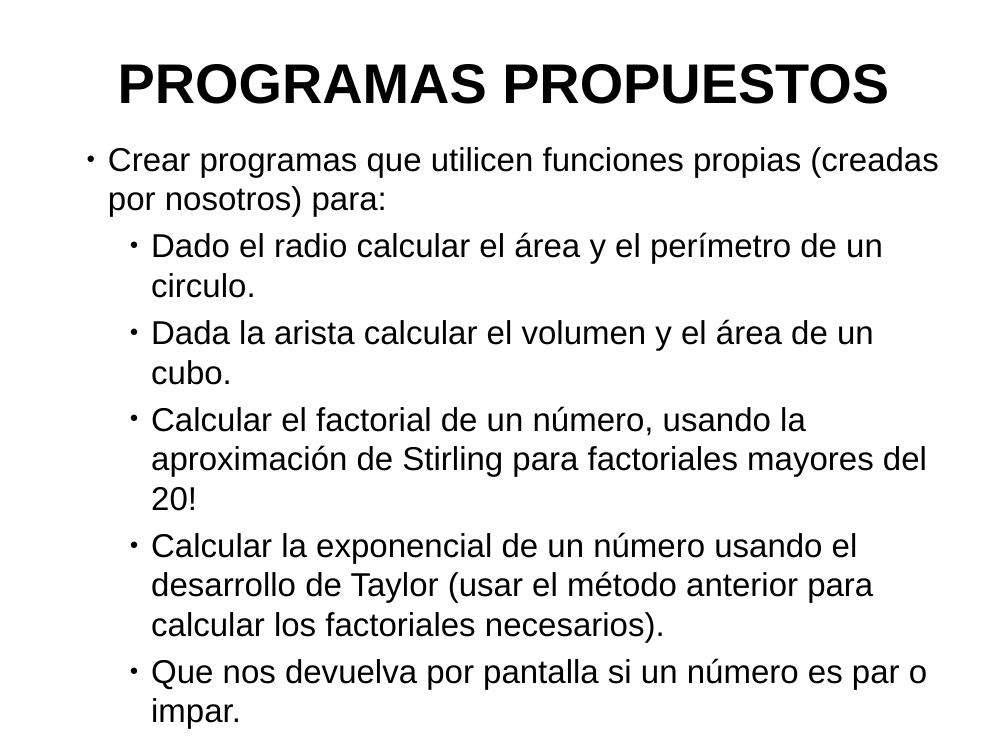
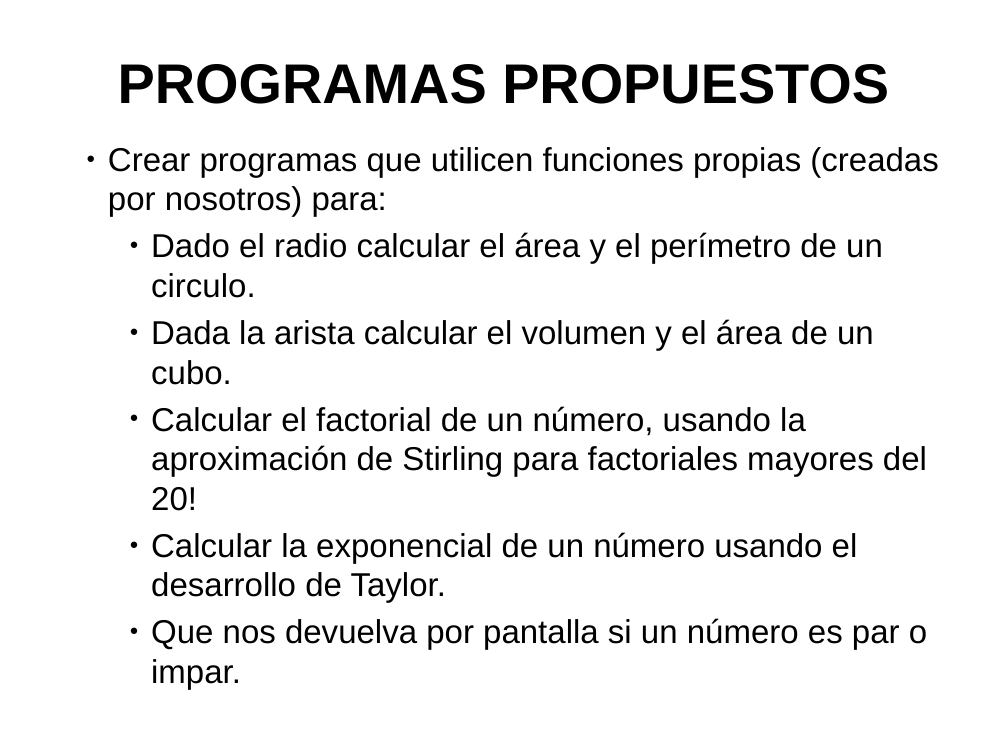
Before and after one commit to trivi/Introduccion-C-EFE-Oct, a slide deck: slide 12 of 07.Funciones, recursividad y sobrecarga/07.Funciones, recursividad y sobrecarga.odp. Drawn at 1008x756 pixels with LibreOffice and Linux fonts; fonts in the diff are those of the drawing. Boxes give left, top, right and bottom in pixels: in the first picture for what was removed or moved away, otherwise in the second. Text is boxed around its words. In the diff, an @@ line names an element or a change of style, - is before the commit and + after.

Commit message:
Añadido programa que calcula Pi y modificados enunciados de problemas del tema 7

```diff
--- a/07.Funciones, recursividad y sobrecarga/07.Funciones, recursividad y sobrecarga.odp
+++ b/07.Funciones, recursividad y sobrecarga/07.Funciones, recursividad y sobrecarga.odp
@@ text at (x1=151, y1=532, x2=858, y2=603): text changed @@
-    ● Calcular la exponencial de un número usando el desarrollo de Taylor (usar el método anterior para calcular los factoriales necesarios).
+    ● Calcular la exponencial de un número usando el desarrollo de Taylor.
```
Also in this commit, not shown: 1 slide added, 1 other file.
